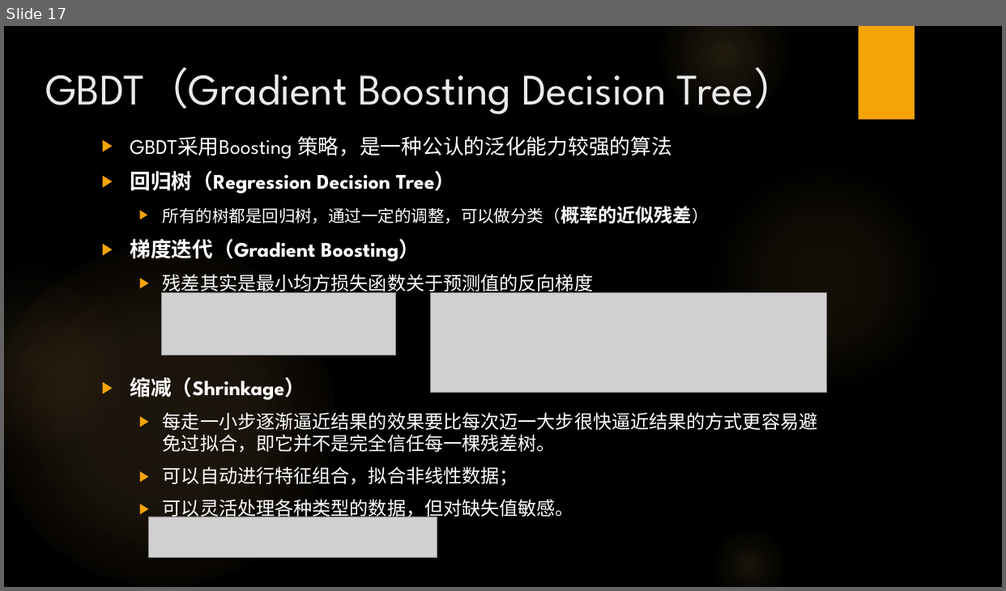
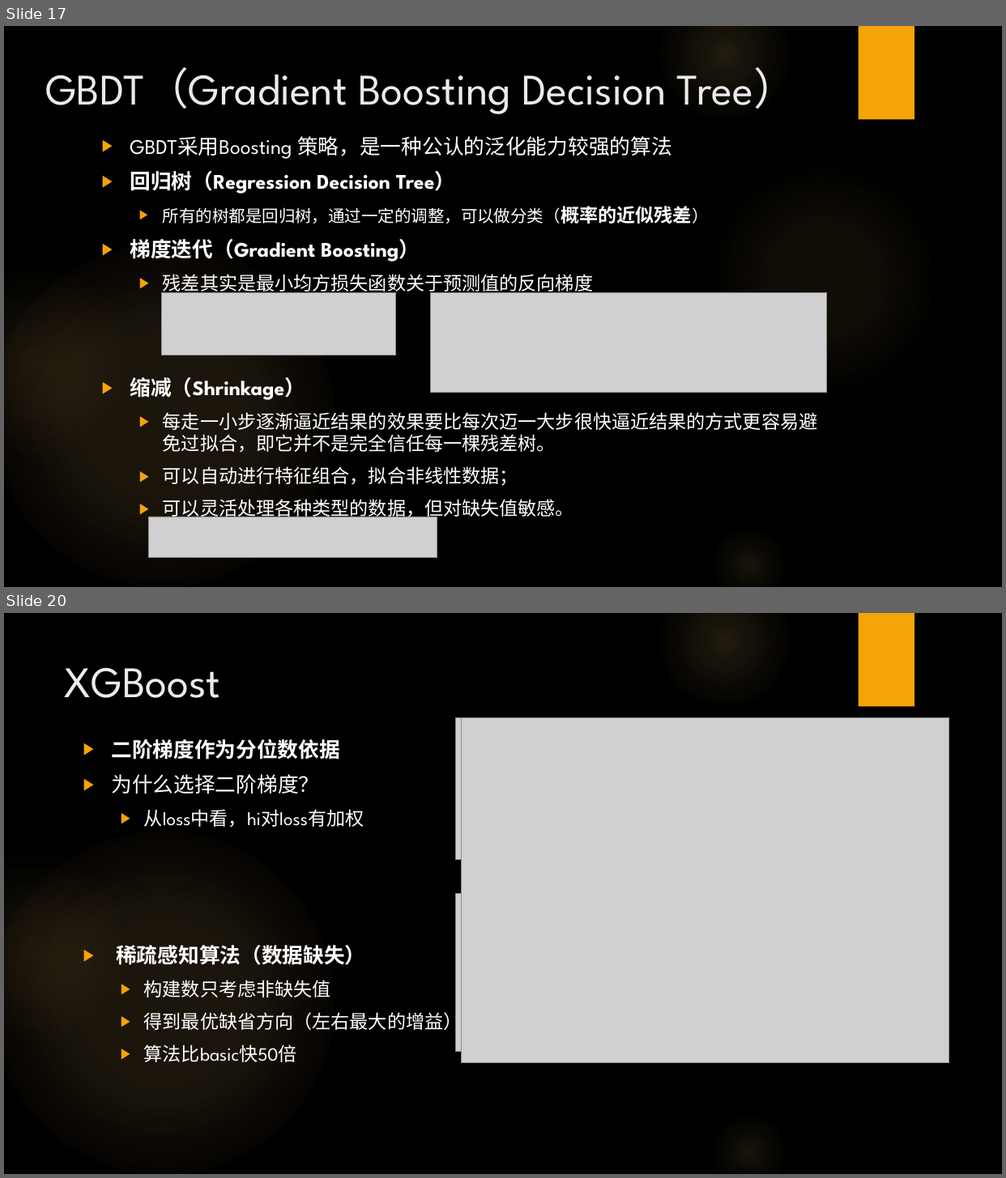
Before and after one commit to RobertWang2/DNN-MI, a slide deck: resources/分享PPT合集/决策树算法发展.pptx. Shown one above the other, each under a label of ours: slide 17 before the commit, slides 17 and 20 after it; the slides between them are not shown. The pictures are 1006x591 and 1006x1178 pixels, drawn with LibreOffice and Linux fonts; fonts in the diff are those of the drawing; grey boxes stand for pictures; background and template pictures are left out. Boxes give left, top, right and bottom in pixels: in the first picture for what was removed or moved away, otherwise in the second. Text is boxed around its words. In the diff, an @@ line names an element or a change of style, - is before the commit and + after.

```diff
--- a/resources/分享PPT合集/决策树算法发展.pptx
+++ b/resources/分享PPT合集/决策树算法发展.pptx
@@ slide 20 added at bbox=[4, 613, 1002, 1174], background picture (left out); not listed: 5 template elements that a slide beside it also shows @@
@@ title added at bbox=[65, 667, 221, 698], 42 pt, text #EBEBEB @@
+XGBoost
@@ picture added at bbox=[456, 717, 944, 859] @@
@@ picture added at bbox=[462, 717, 949, 1063] @@
@@ text added at bbox=[111, 739, 462, 1063], 18 pt, text #FFFFFF @@
+▶ 二阶梯度作为分位数依据
+▶ 为什么选择二阶梯度？
+  ▶ 从loss中看，hi对loss有加权
+▶ 稀疏感知算法（数据缺失）
+  ▶ 构建数只考虑非缺失值
+  ▶ 得到最优缺省方向（左右最大的增益）
+  ▶ 算法比basic快50倍
@@ picture added at bbox=[456, 894, 840, 1052] @@
```
Also in this commit, not shown: 6 slides changed, 4 other slides added, 1 slide removed.
